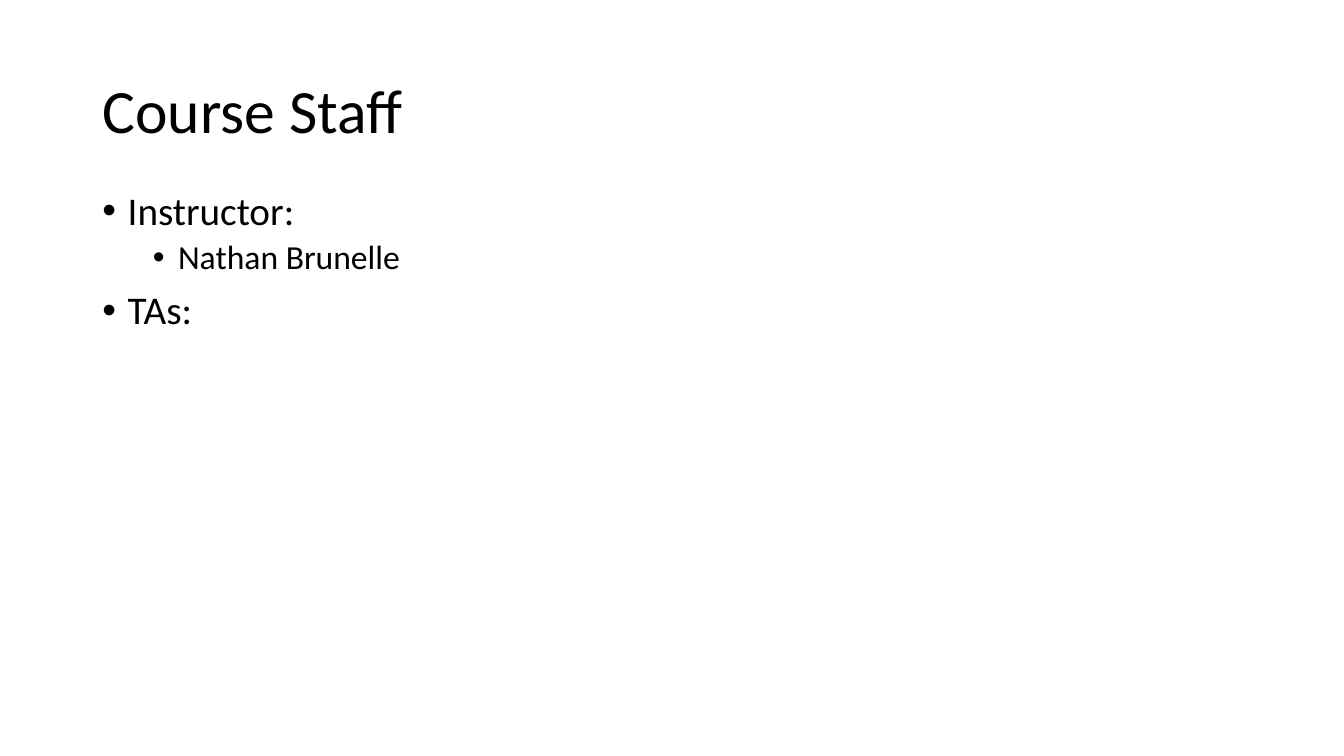
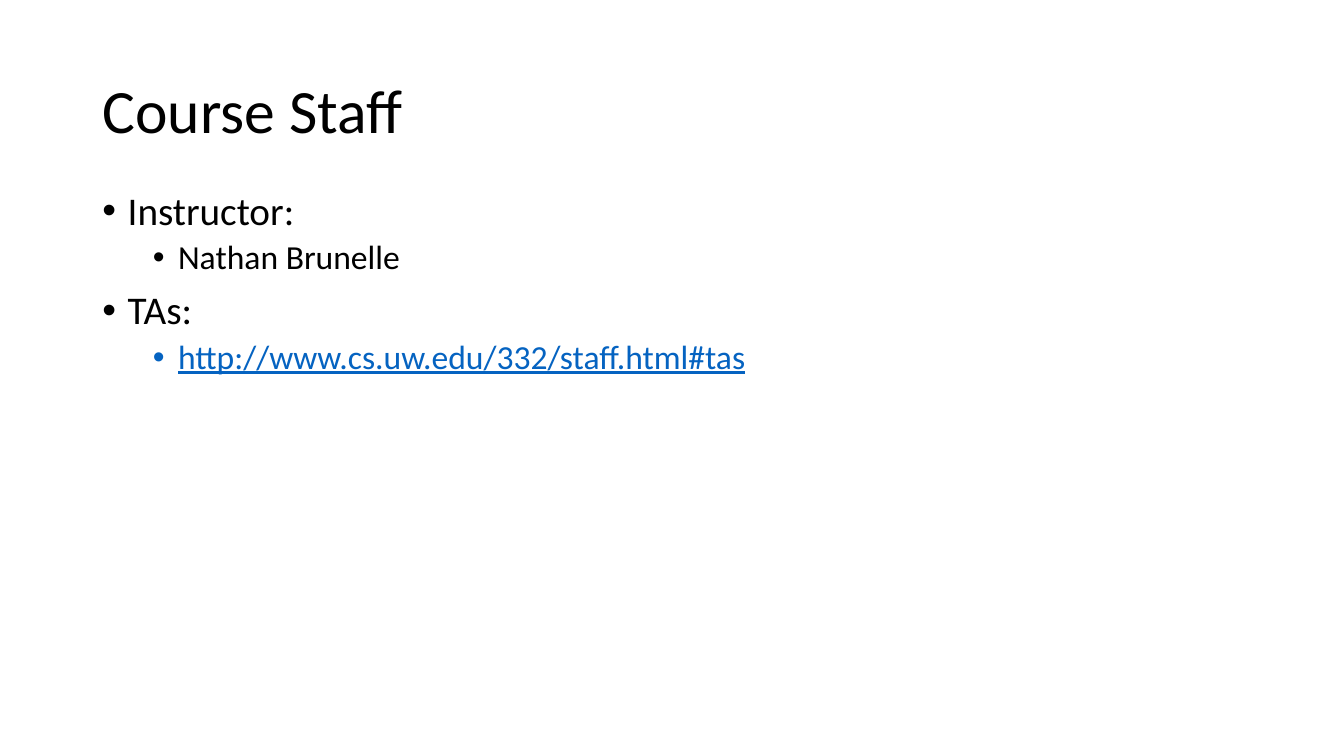
Before and after one commit to natebrunelle/cse332, a slide deck: slide 5 of markdown/files/slides/lecture1_intro.pptx. Drawn at 1344x756 pixels with LibreOffice and Linux fonts; fonts in the diff are those of the drawing. Boxes give left, top, right and bottom in pixels: in the first picture for what was removed or moved away, otherwise in the second. Text is boxed around its words. In the diff, an @@ line names an element or a change of style, - is before the commit and + after.

```diff
--- a/markdown/files/slides/lecture1_intro.pptx
+++ b/markdown/files/slides/lecture1_intro.pptx
@@ text at (x1=178, y1=345, x2=745, y2=375): paragraph added @@
+  • http://www.cs.uw.edu/332/staff.html#tas
```
Also in this commit, not shown: 2 other slides changed, 7 other files.
